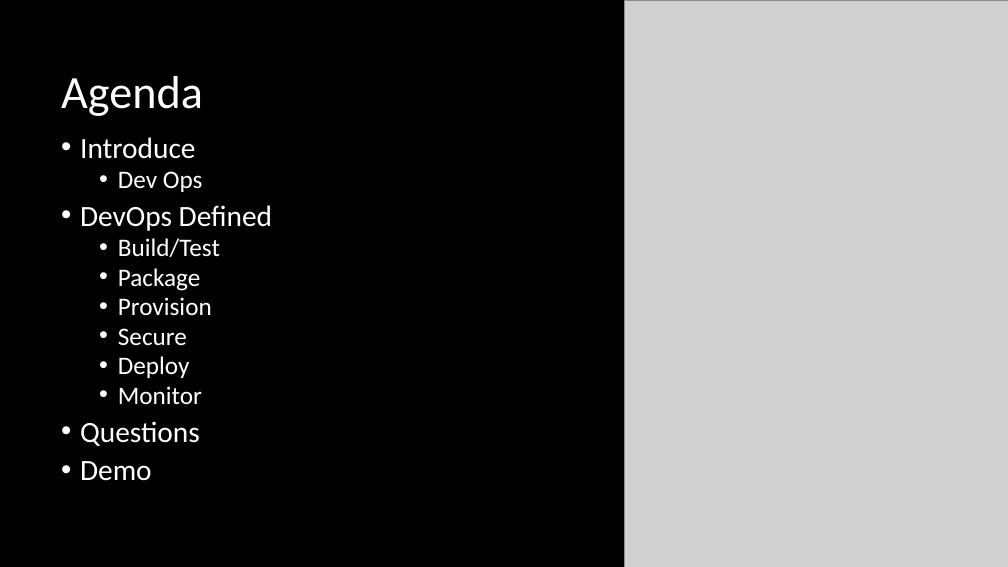
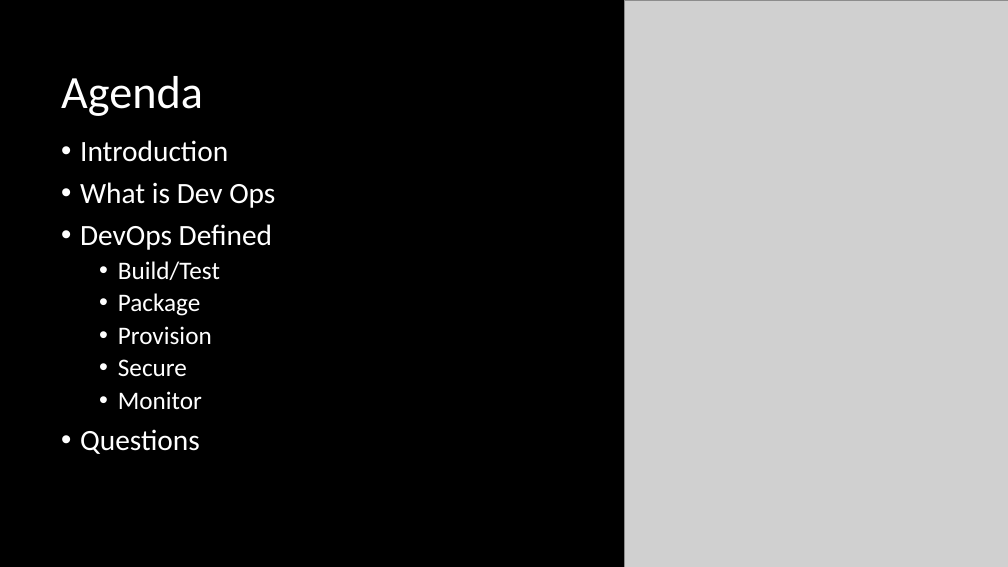
Before and after one commit to FraserPol/hashi-tech-excersise, a slide deck: slide 3 of Hashi-Demo-Preso.pptx. Drawn at 1008x567 pixels with LibreOffice and Linux fonts; fonts in the diff are those of the drawing; grey boxes stand for pictures. Boxes give left, top, right and bottom in pixels: in the first picture for what was removed or moved away, otherwise in the second. Text is boxed around its words. In the diff, an @@ line names an element or a change of style, - is before the commit and + after.

Commit message:
Final branch before demo, fixed AWS creds provisioning, finishing preso, trying hail mary on MySQL

```diff
--- a/Hashi-Demo-Preso.pptx
+++ b/Hashi-Demo-Preso.pptx
@@ text at <box>80,140,275,208</box>: text changed @@
-• Introduce
-  • Dev Ops
+• Introduction
+• What is Dev Ops
@@ text at <box>80,224,272,454</box>: line spacing 0.8 to 0.9 @@
@@ text at <box>118,356,190,378</box>: paragraph removed @@
-  • Deploy
@@ text at <box>80,461,152,481</box>: paragraph removed @@
-• Demo
```
Also in this commit, not shown: 8 other slides changed, 31 slides added, 3 slides removed, 12 other files.
